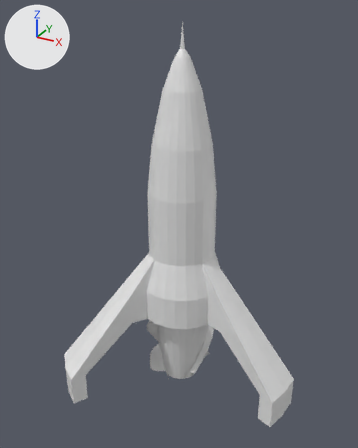
The Blender file LD48/Assets/Sprites/Rocket.blend: old version first, new version second.
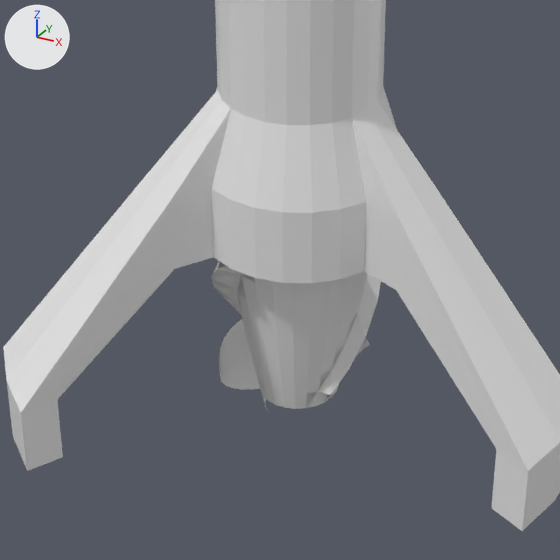
Each version is shown whole from a 50 mm lens placed at (3.85, -7.11, 6.58), pointed at (-0.09, 0.05, 3.0), then close up on the part from 18% to 80% of the width and 48% to 98% of the height. The lights are fixed; the arrows at upper left show +X, +Y and +Z.

Names of what the first close-up shows: 'Base', 'Drill', 'Plane.001'.
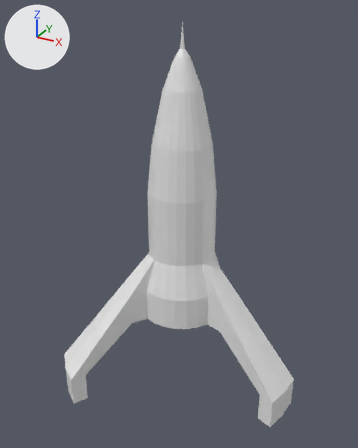
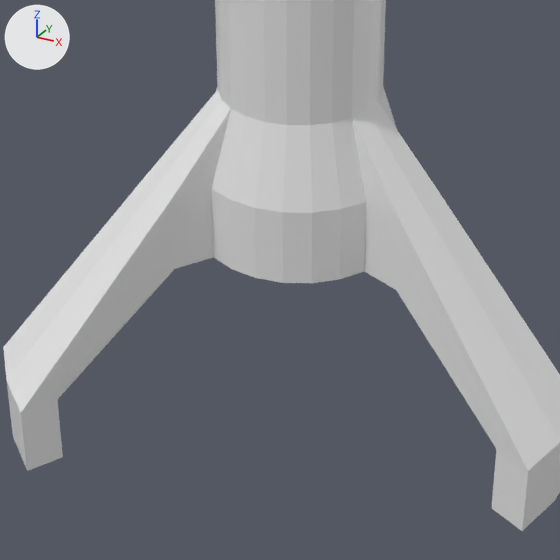
Commit message: Higher-res Rocket Image + model

Edits to the bpy script that builds the scene:
```text
Change ob_drill:
    add ob_drill.hide_render = True
Change ob_plane_001:
    add ob_plane_001.hide_render = True
```

Where the change shows, as pixel boxes (x1, y1, x2, y2) in the close-ups (560 x 560 px):
'Drill', hidden
    before: (211, 261, 381, 412)
'Plane.001', hidden
    before: (219, 319, 370, 390)
